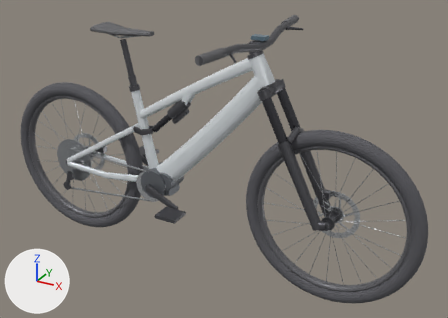
The glTF model docs/models/bikerumor-kona-remote-160-cr.glb as it was, and as the next commit left it.
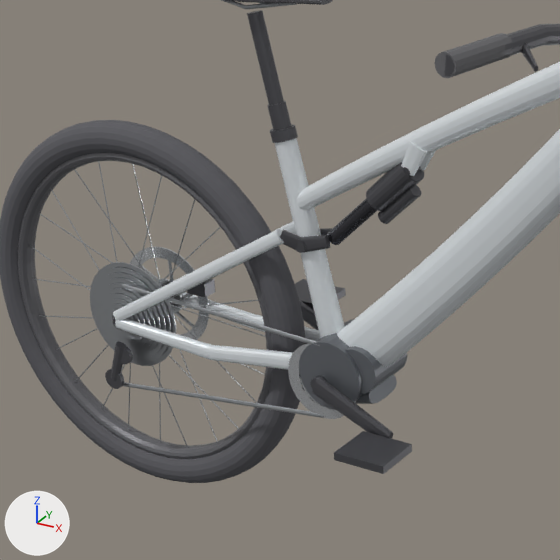
Old and new are each drawn whole from a camera (50 mm lens) standing at (1.283, -2.048, 1.546) and looking at (0.127, 0.054, 0.496) and again close up on the part from 5% to 55% of the width and 11% to 81% of the height. Lighting does not change. The marker at lower left points along +X, +Y and +Z. The first two pictures are the older version. Vertices at exactly the same position are counted once.

The first close-up shows 'drivetrain_cassette', 'drivetrain_crankset', 'ebike_motor_housing', 'frame_downtube', 'frame_seattube', 'frame_shock_clevis_boss', 'frame_toptube', 'rear_chainstays', 'rear_seatstays', 'rear_shock_body', 'rear_shock_shaft', 'rear_wheel_rim', 'rear_wheel_spokes', 'rear_wheel_tire', 'suspension_rocker_link' and 13 more.
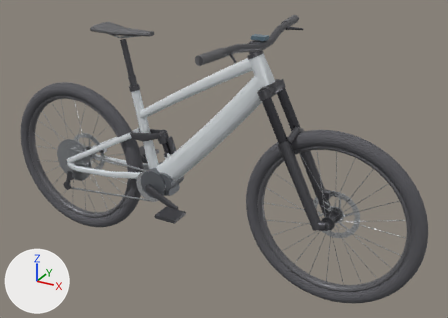
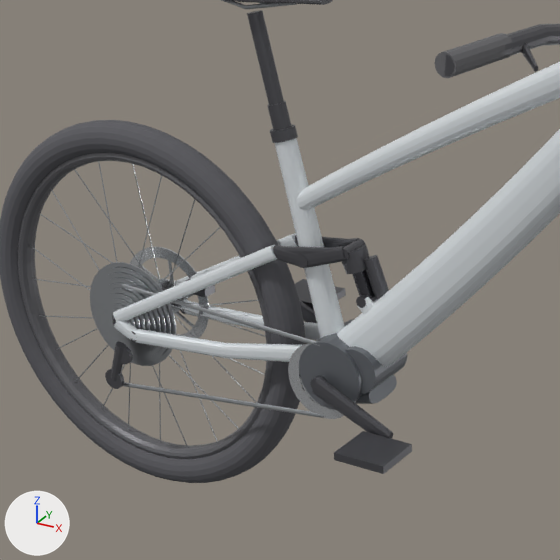
Patch to the scene script:
```diff
--- a/docs/models/bikerumor-kona-remote-160-cr.glb.py
+++ b/docs/models/bikerumor-kona-remote-160-cr.glb.py
@@ me_rear_chainstays @@
-me_rear_chainstays.from_pydata(...)  # 230 vertices, 448 faces; spans x -0.63..-0.194, y -0.085..0.085, z 0.329..0.38
+me_rear_chainstays.from_pydata(...)  # 230 vertices, 448 faces; spans x -0.594..-0.191, y -0.083..0.083, z 0.332..0.4
+# me_rear_chainstays part 1: 230 of 230 vertices moved; they spanned x -0.63..-0.194, y -0.085..0.085, z 0.329..0.38 and now span x -0.594..-0.191, y -0.083..0.083, z 0.332..0.4; mean shift (0.025, 0.0, 0.003)
 me_rear_chainstays.materials.append(mat_frame_primary_paint)
@@ me_rear_seatstays @@
-me_rear_seatstays.from_pydata(...)  # 144 vertices, 280 faces; spans x -0.634..-0.264, y -0.085..0.085, z 0.368..0.6
+me_rear_seatstays.from_pydata(...)  # 220 vertices, 424 faces; spans x -0.635..-0.281, y -0.086..0.086, z 0.334..0.567
+# me_rear_seatstays part 2: the loose piece of 72 vertices spanning x -0.634..-0.264, y 0.025..0.085, z 0.368..0.6 is multiplied about its middle by the matrix ((0.956, 0.018, 0.001), (-0.004, 0.999, -0.002), (-0.094, 0.009, 1.013)), then moved by (-0.008, -0.001, -0.018)
+# me_rear_seatstays part 3: the loose piece of 72 vertices spanning x -0.634..-0.264, y -0.085..-0.025, z 0.368..0.6 is multiplied about its middle by the matrix ((0.956, -0.018, 0.001), (0.004, 0.999, 0.002), (-0.094, -0.009, 1.013)), then moved by (-0.008, 0.001, -0.018)
+# me_rear_seatstays part 4: a new loose piece of 38 vertices spanning x -0.635..-0.586, y -0.086..-0.065, z 0.334..0.377, in mat_frame_primary_paint (white #e4eaed)
+# other edits to the shape of me_rear_seatstays do not show in these pictures
 me_rear_seatstays.materials.append(mat_frame_primary_paint)
@@ me_frame_shock_clevis_boss @@
-me_frame_shock_clevis_boss.from_pydata(...)  # 64 vertices, 120 faces; spans x -0.0328..0.0188, y -0.0228..0.0228, z 0.7343..0.7946
+me_frame_shock_clevis_boss.from_pydata(...)  # 64 vertices, 120 faces; spans x -0.1278..-0.0583, y -0.0248..0.0248, z 0.4316..0.502
+# me_frame_shock_clevis_boss part 5: 64 of 64 vertices moved; they spanned x -0.0328..0.0188, y -0.0228..0.0228, z 0.7343..0.7946 and now span x -0.1278..-0.0583, y -0.0248..0.0248, z 0.4316..0.502; mean shift (-0.086, 0.0, -0.295)
 me_frame_shock_clevis_boss.materials.append(mat_frame_primary_paint)
@@ me_suspension_rocker_link @@
-me_suspension_rocker_link.from_pydata(...)  # 214 vertices, 408 faces; spans x -0.276..-0.012, y -0.039..0.039, z 0.561..0.748
+me_suspension_rocker_link.from_pydata(...)  # 398 vertices, 760 faces; spans x -0.604..-0.107, y -0.082..0.082, z 0.335..0.588
+# me_suspension_rocker_link part 6: a new loose piece, a 16-sided cylinder along y spanning x -0.244..-0.218, y -0.034..0.034, z 0.536..0.562, in mat_anodized_dark_alloy (dark grey #606065)
+# me_suspension_rocker_link part 7: a new loose piece, a 14-sided cylinder along y spanning x -0.157..-0.137, y -0.026..0.026, z 0.565..0.585, in mat_anodized_dark_alloy (dark grey #606065)
+# me_suspension_rocker_link part 8: a new loose piece, a 14-sided cylinder along y spanning x -0.127..-0.107, y -0.024..0.024, z 0.482..0.501, in mat_anodized_dark_alloy (dark grey #606065)
+# me_suspension_rocker_link part 9: a new loose piece of 105 vertices spanning x -0.288..-0.143, y 0.016..0.038, z 0.534..0.588, in mat_anodized_dark_alloy (dark grey #606065)
+# me_suspension_rocker_link part 10: a new loose piece of 105 vertices spanning x -0.288..-0.143, y -0.038..-0.016, z 0.534..0.588, in mat_anodized_dark_alloy (dark grey #606065)
+# me_suspension_rocker_link part 11: the loose piece of 30 vertices spanning x -0.028..-0.012, y -0.022..0.022, z 0.733..0.748 is deleted
+# me_suspension_rocker_link part 12: 184 vertices removed from x -0.276..-0.181, y -0.039..0.039, z 0.561..0.6
+# other edits to the shape of me_suspension_rocker_link do not show in these pictures
 me_suspension_rocker_link.materials.append(mat_anodized_dark_alloy)
@@ me_rear_shock_body @@
-me_rear_shock_body.from_pydata(...)  # 178 vertices, 348 faces; spans x -0.1081..-0.004, y -0.0238..0.0238, z 0.6349..0.7581
+me_rear_shock_body.from_pydata(...)  # 178 vertices, 348 faces; spans x -0.1703..-0.069, y -0.0247..0.0247, z 0.4802..0.5836
+# me_rear_shock_body part 13: the loose piece of 66 vertices spanning x -0.0887..-0.0079, y -0.012..0.012, z 0.6349..0.7124 is turned -66.8 degrees about the y axis through its middle, then moved by (-0.0468, 0.0, -0.148)
+# me_rear_shock_body part 14: 112 of 178 vertices moved; they spanned x -0.1081..-0.004, y -0.0238..0.0238, z 0.6567..0.7581 and now span x -0.1703..-0.1126, y -0.0247..0.0247, z 0.5323..0.5836; mean shift (-0.0841, 0.0, -0.1494); largest move (-0.0366, 0.0, 0.7581) -> (-0.1703, 0.0, 0.5667)
 me_rear_shock_body.materials.append(mat_anodized_dark_alloy)
@@ me_rear_shock_shaft @@
-me_rear_shock_shaft.from_pydata(...)  # 56 vertices, 108 faces; spans x -0.1939..-0.0797, y -0.0138..0.0138, z 0.5781..0.6869
+me_rear_shock_shaft.from_pydata(...)  # 56 vertices, 108 faces; spans x -0.148..-0.1038, y -0.0138..0.0138, z 0.487..0.5465
+# me_rear_shock_shaft part 15: the whole mesh is multiplied about its middle by the matrix ((0.539, 0.0, -0.784), (0.0, 1.0, 0.0), (0.512, 0.0, 0.016)), then moved by (0.0109, 0.0, -0.1158)
 me_rear_shock_shaft.materials.append(mat_stanchion_black)
```

Boxes (x1, y1, x2, y2) around the edits, measured in the close-ups (560 x 560 px; the box of a moved part takes in the faces that stretch with it):
'rear_chainstays', reshaped (8% narrower, 22% shorter): before (115, 292, 320, 370); after (132, 301, 320, 362)
'rear_seatstays', reshaped (7% taller): before (113, 221, 296, 321); after (113, 233, 298, 340)
'rear_shock_body', reshaped: before (366, 162, 424, 224); after (342, 244, 389, 300)
'suspension_rocker_link', reshaped: before (280, 167, 421, 253); after (128, 236, 377, 342)
'rear_shock_shaft', reshaped: before (327, 198, 377, 245); after (352, 269, 376, 299)
'frame_shock_clevis_boss', reshaped (mostly hidden afterwards): before (401, 141, 436, 176); after (357, 297, 377, 314)
part 2 of me_rear_seatstays, moved or reshaped (mostly hidden): before (174, 221, 296, 281); after (174, 233, 298, 285)
part 3 of me_rear_seatstays, moved or reshaped: before (113, 229, 284, 321); after (113, 245, 277, 322)
part 4 of me_rear_seatstays, added: after (114, 321, 137, 340)
part 6 of me_suspension_rocker_link, added: after (297, 254, 308, 268)
part 7 of me_suspension_rocker_link, added: after (342, 239, 365, 260)
part 8 of me_suspension_rocker_link, added: after (356, 295, 377, 308)
part 9 of me_suspension_rocker_link, added: after (295, 236, 359, 248)
part 10 of me_suspension_rocker_link, added: after (273, 245, 346, 268)
part 11 of me_suspension_rocker_link, deleted: before (403, 167, 421, 176)
part 12 of me_suspension_rocker_link, deleted: before (280, 228, 333, 253)
part 13 of me_rear_shock_body, moved or reshaped: before (378, 185, 421, 224); after (364, 255, 389, 300)
part 14 of me_rear_shock_body, moved or reshaped: before (366, 162, 424, 212); after (342, 244, 369, 274)
